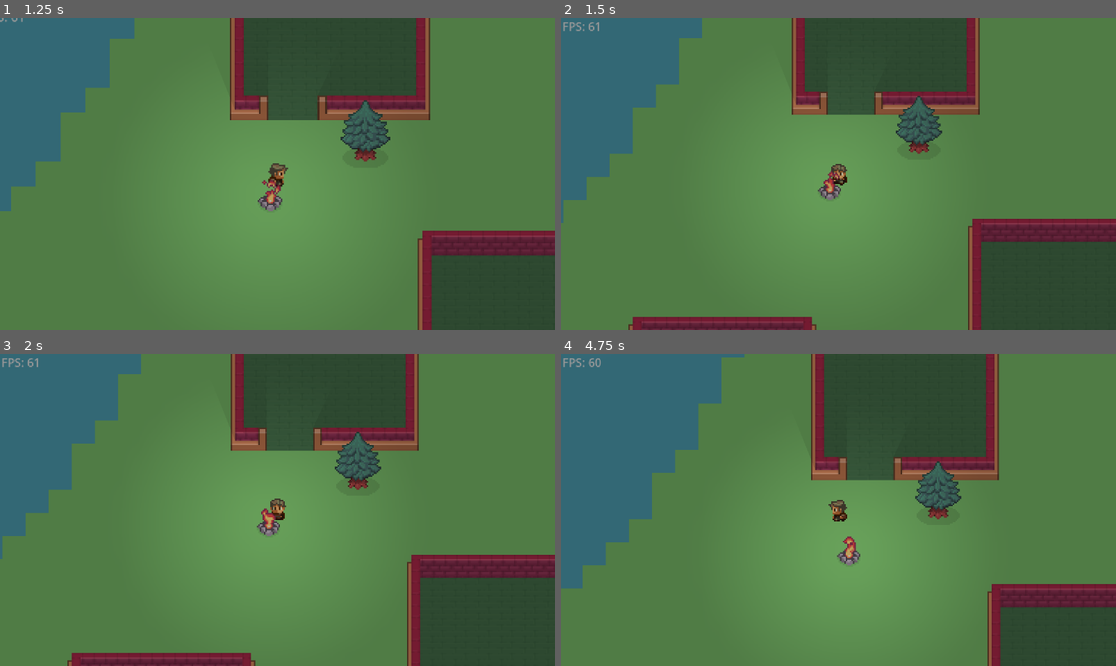
Above: before the commit, frames 1-4 (two rows, left to right).
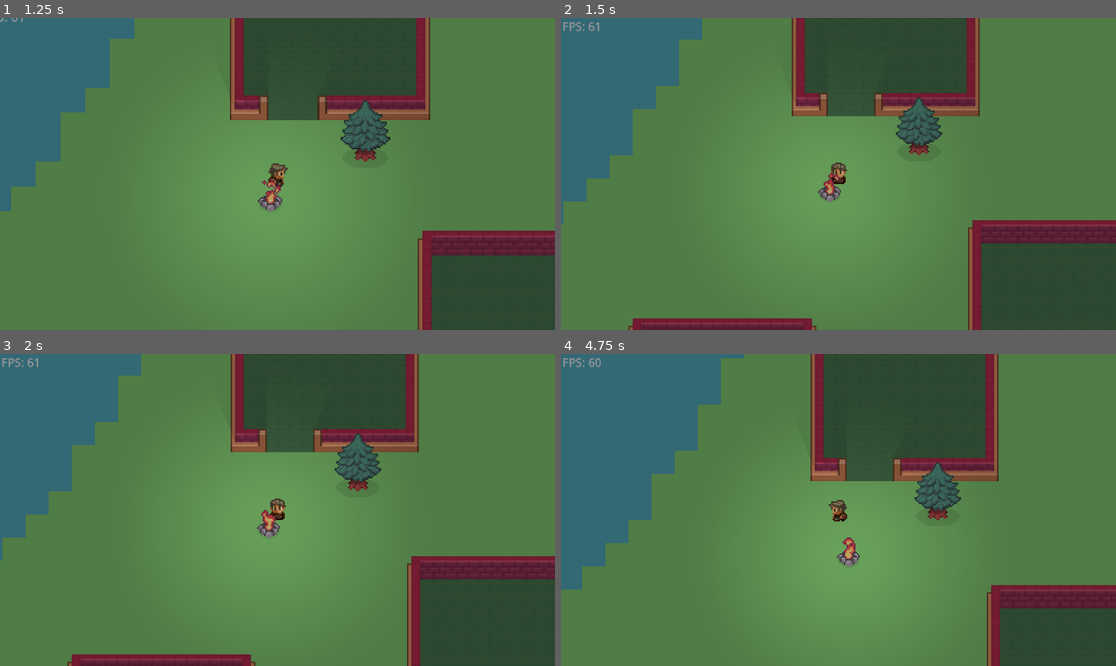
Above: after the commit, the same moments.

Repository: Kaninchen221/ProjectRabbitHole
Game: Godot game, scene res://Content/Levels/test_level.tscn
Same seed, same stepped clock (60 frames per second), same inputs: the game is played once before the commit and once after it.
Inputs (mouse positions are in pixels of both pictures, inside the frame that each line leads up to):
- Up to frame 1 (1.25 s): tap Enter at 0.5 s; move the mouse to (399, 158) at 0.52 s; hold D (Player_Move_Right) from 0.53 s (still down); tap Mouse wheel up (Player_Zoom_Camera_In) at 0.6 s
- Up to frame 2 (1.5 s): move the mouse to (727, 189) at 1.27 s; release D (Player_Move_Right) at 1.28 s; hold S (Player_Move_Down) from 1.28 s (still down); tap Mouse wheel down (Player_Zoom_Camera_Out) at 1.35 s
- Up to frame 3 (2 s): keep holding S (Player_Move_Down)
- Up to frame 4 (4.75 s): tap Middle mouse button (Player_Zoom_Camera_Reset) at 2 s; move the mouse to (894, 441) at 2.02 s; release S (Player_Move_Down) at 2.03 s; hold D (Player_Move_Right) 2.03-2.78 s; tap Mouse wheel up (Player_Zoom_Camera_In) at 2.1, 3.6 s; move the mouse to (810, 572) at 2.77 s; hold W (Player_Move_Up) 2.78-3.53 s; tap Mouse wheel down (Player_Zoom_Camera_Out) at 2.85, 4.35 s; move the mouse to (1005, 556) at 3.52 s; hold A (Player_Move_Left) from 3.53 s (still down); move the mouse to (672, 463) at 4.27 s

Frame 1 is identical in both runs. In frame 2, 1.8% of the frame differs, in the area x 0-100%, y 6-100%; in frame 3, 1.7%; in frame 4, 1.6%.

Commit message:
Smoother collision for campfire

Diff:
--- a/Content/Actors/Campfire/campfire.tscn
+++ b/Content/Actors/Campfire/campfire.tscn
@@ -25,4 +25,4 @@
 
 [node name="CollisionPolygon2D" type="CollisionPolygon2D" parent="AnimatedSprite2D/StaticBody2D"]
 position = Vector2(0, -6)
-polygon = PackedVector2Array(-8, 7, -6, 5, -4, 4, 6, 4, 8, 6, 8, 11, 7, 13, 5, 14, 3, 15, -2, 15, -6, 13, -7, 12, -8, 10)
+polygon = PackedVector2Array(-8, 7, -6, 5, -4, 4, -1, 3, 3, 3, 6, 4, 8, 6, 8, 11, 7, 13, 5, 14, 3, 15, -2, 15, -6, 13, -7, 12, -8, 10)
